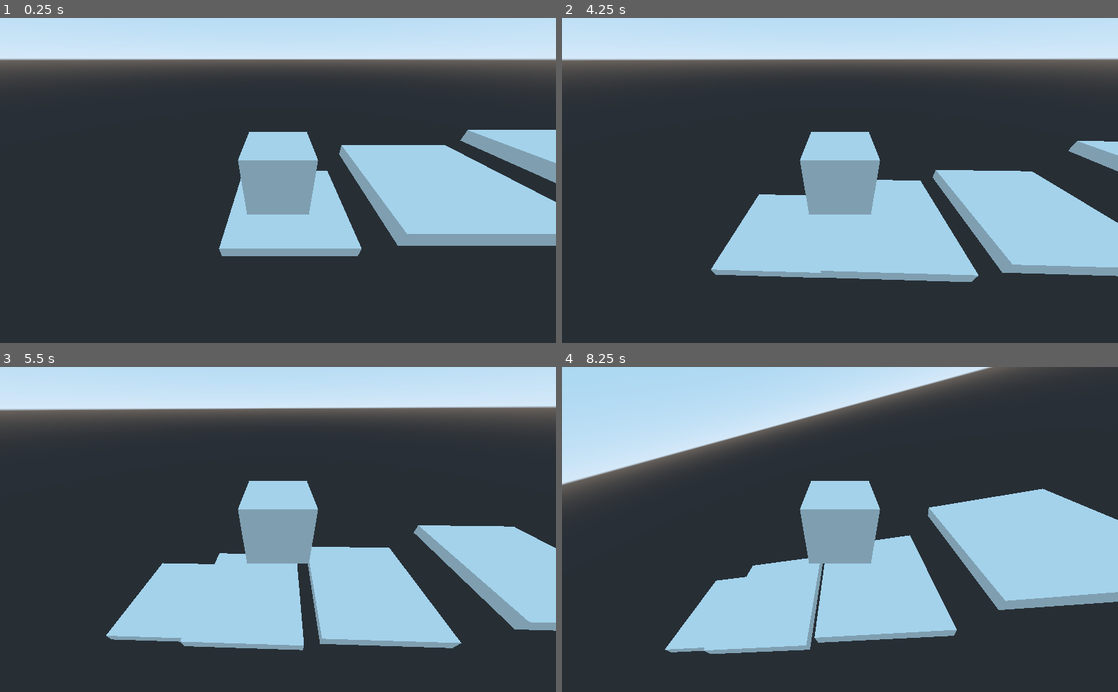
Above: before the commit, frames 1-4 (two rows, left to right).
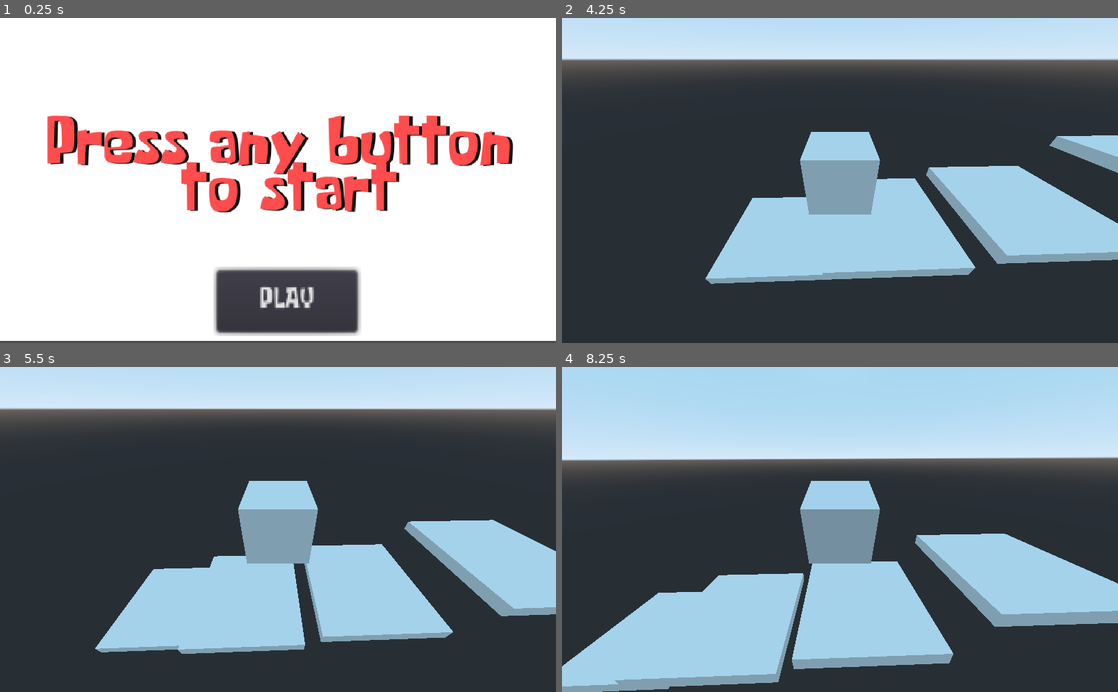
Above: after the commit, the same moments.

Repository: dwlcj/Project2
Game: Godot game, scene res://StartScreen.tscn
Two runs of this game, one before a commit and one after it. Both use one fixed random seed, a clock stepped at 60 frames per second and the inputs below. Before the commit the project starts from res://Main.tscn.
Inputs (mouse positions are in pixels of both pictures, inside the frame that each line leads up to):
- Up to frame 1 (0.25 s): no input
- Up to frame 2 (4.25 s): click (851, 300) at 0.5 s, where only the run after the commit has a clickable "PLAY"; tap Enter at 1.25 s; hold W 1.28-2.03 s; tap Space at 1.52, 2.27, 3.77 s; hold W from 2.78 s (still down)
- Up to frame 3 (5.5 s): release W at 4.28 s; tap Space at 4.52, 5.27 s
- Up to frame 4 (8.25 s): hold W from 6.53 s (still down); tap Space at 6.77, 7.52 s

The runs differ from the first frame. In frame 1, 96% of the frame differs, in the area x 0-100%, y 0-100%; in frame 2, 3.8%; in frame 3, 4.3%; in frame 4, 41%.

Commit message:
added gui

Diff:
--- /dev/null
+++ b/Button.gd
@@ -0,0 +1,17 @@
+extends Button
+
+# Declare member variables here. Examples:
+# var a = 2
+# var b = "text"
+
+# Called when the node enters the scene tree for the first time.
+func _ready():
+	pass # Replace with function body.
+
+# Called every frame. 'delta' is the elapsed time since the previous frame.
+#func _process(delta):
+#	pass
+
+
+func _on_Button_pressed():
+	get_tree().change_scene("res://Main.tscn")
--- /dev/null
+++ b/Button.tscn
@@ -0,0 +1,18 @@
+[gd_scene load_steps=4 format=2]
+
+[ext_resource path="res://Some Time Later.otf" type="DynamicFontData" id=1]
+[ext_resource path="res://Button.gd" type="Script" id=2]
+
+[sub_resource type="DynamicFont" id=2]
+font_data = ExtResource( 1 )
+
+[node name="Button" type="Button"]
+margin_left = 399.445
+margin_top = 417.533
+margin_right = 480.445
+margin_bottom = 450.533
+rect_scale = Vector2( 3.20205, 3.46557 )
+custom_fonts/font = SubResource( 2 )
+text = "TRY AGAIN"
+script = ExtResource( 2 )
+[connection signal="pressed" from="." to="." method="_on_Button_pressed"]
--- /dev/null
+++ b/GameOverScreen.tscn
@@ -0,0 +1,34 @@
+[gd_scene load_steps=4 format=2]
+
+[ext_resource path="res://Some Time Later.otf" type="DynamicFontData" id=1]
+[ext_resource path="res://Button.tscn" type="PackedScene" id=2]
+
+[sub_resource type="DynamicFont" id=1]
+size = 100
+font_data = ExtResource( 1 )
+
+[node name="Control" type="Control"]
+anchor_right = 1.0
+anchor_bottom = 1.0
+
+[node name="ColorRect" type="ColorRect" parent="."]
+margin_right = 40.0
+margin_bottom = 40.0
+rect_scale = Vector2( 25.5979, 14.8963 )
+
+[node name="Label" type="Label" parent="."]
+margin_left = 2.10527
+margin_top = 1.05266
+margin_right = 875.105
+margin_bottom = 474.053
+rect_scale = Vector2( 1.17298, 1.25974 )
+custom_fonts/font = SubResource( 1 )
+custom_colors/font_color = Color( 1, 0.305882, 0.305882, 1 )
+custom_colors/font_outline_modulate = Color( 0, 0, 0, 1 )
+custom_colors/font_color_shadow = Color( 0, 0, 0, 1 )
+custom_constants/shadow_offset_x = 5
+text = "Game Over! :("
+align = 1
+valign = 1
+
+[node name="Button" parent="." instance=ExtResource( 2 )]
--- /dev/null
+++ b/StartScreen.tscn
@@ -0,0 +1,41 @@
+[gd_scene load_steps=4 format=2]
+
+[ext_resource path="res://Some Time Later.otf" type="DynamicFontData" id=1]
+[ext_resource path="res://Button.tscn" type="PackedScene" id=2]
+
+[sub_resource type="DynamicFont" id=1]
+size = 100
+extra_spacing_top = -28
+extra_spacing_bottom = -7
+font_data = ExtResource( 1 )
+
+[node name="Control" type="Control"]
+anchor_right = 1.0
+anchor_bottom = 1.0
+
+[node name="ColorRect" type="ColorRect" parent="."]
+margin_right = 40.0
+margin_bottom = 40.0
+rect_scale = Vector2( 25.5979, 14.8963 )
+
+[node name="Label" type="Label" parent="."]
+margin_top = 1.05266
+margin_right = 875.105
+margin_bottom = 474.053
+rect_scale = Vector2( 1.17298, 1.25974 )
+custom_fonts/font = SubResource( 1 )
+custom_colors/font_color = Color( 1, 0.305882, 0.305882, 1 )
+custom_colors/font_outline_modulate = Color( 0, 0, 0, 1 )
+custom_colors/font_color_shadow = Color( 0, 0, 0, 1 )
+custom_constants/shadow_offset_x = 5
+text = "Press any button
+ to start"
+align = 1
+valign = 1
+
+[node name="Button" parent="." instance=ExtResource( 2 )]
+margin_left = 399.445
+margin_top = 465.768
+margin_right = 480.445
+margin_bottom = 498.768
+text = "PLAY"
--- a/project.godot
+++ b/project.godot
@@ -16,7 +16,7 @@
 [application]
 
 config/name="Project 2"
-run/main_scene="res://Main.tscn"
+run/main_scene="res://StartScreen.tscn"
 config/icon="res://icon.png"
 
 [rendering]
Binary file added: Some Time Later.otf
